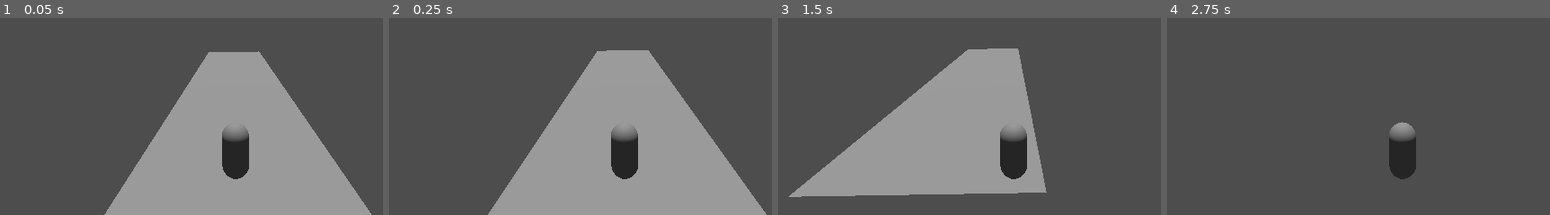
Above: before the commit, frames 1-4 (left to right).
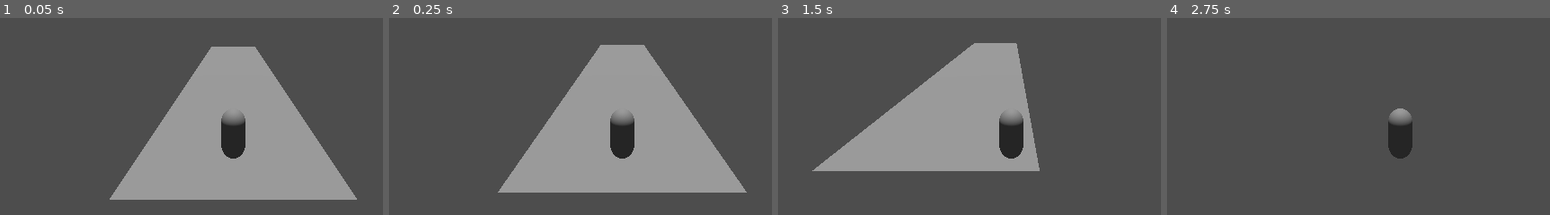
Above: after the commit, the same moments.

Repository: XiniDev/AutoScroller
Game: Godot game, scene res://level.tscn
Two runs of this game, one before a commit and one after it. Both use one fixed random seed, a clock stepped at 60 frames per second and the inputs below.
Inputs:
- Up to frame 1 (0.05 s): no input
- Up to frame 2 (0.25 s): no input
- Up to frame 3 (1.5 s): tap Enter (ui_accept) at 0.5, 0.77 s; hold D (move_right) 0.53-1.28 s; hold S (move_backwards) from 1.28 s (still down)
- Up to frame 4 (2.75 s): tap Enter (ui_accept) at 1.52 s; release S (move_backwards) at 2.03 s; hold D (move_right) from 2.03 s (still down)

The runs differ from the first frame. In frame 1, 8.2% of the frame differs, in the area x 27-97%, y 14-100%; in frame 2, 11%, in the area x 25-99%, y 13-100%; in frame 3, 10%; in frame 4, 1.6%.

Commit message:
Updated camera rotation
All degrees of rotation set to 0

Diff:
--- a/player.tscn
+++ b/player.tscn
@@ -17,8 +17,7 @@
 shape = SubResource("ConvexPolygonShape3D_wg3oo")
 
 [node name="Camera3D" type="Camera3D" parent="."]
-transform = Transform3D(0.999863, 0.0165451, 0, -0.0165451, 0.999863, 0, 0, 0, 1, 0, 5.03818, 11.3627)
-fov = 66.4
-near = 0.056
+transform = Transform3D(1, 0, 0, 0, 1, 0, 0, 0, 1, 0, 5, 11)
+near = 0.092
 
 [node name="RayCast3D" type="RayCast3D" parent="Camera3D"]
